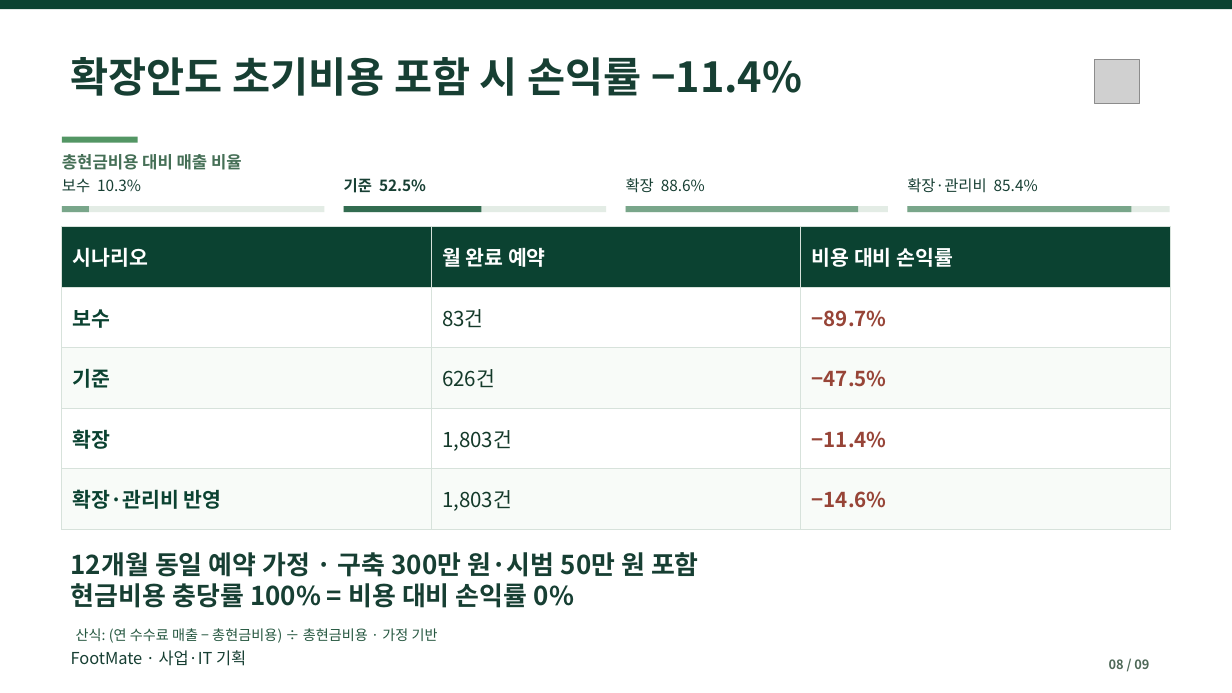
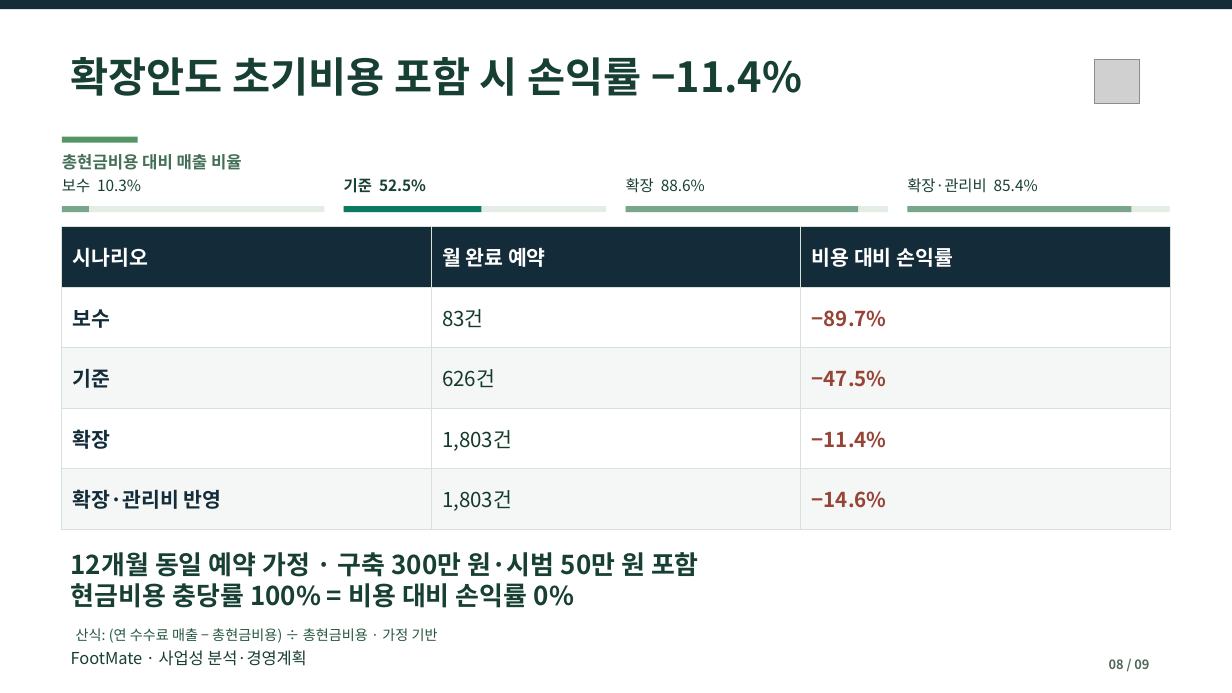
Before and after one commit to dohyunkimmm/footmate, a slide deck: slide 8 of src/case-study/downloads/footmate_report.pptx. Drawn at 1232x693 pixels with LibreOffice and Linux fonts; fonts in the diff are those of the drawing; grey boxes stand for pictures. Boxes give left, top, right and bottom in pixels: in the first picture for what was removed or moved away, otherwise in the second. Text is boxed around its words. In the diff, an @@ line names an element or a change of style, - is before the commit and + after.

```diff
--- a/src/case-study/downloads/footmate_report.pptx
+++ b/src/case-study/downloads/footmate_report.pptx
@@ rectangle at [0, 0, 1232, 9]: fill #0B4231 to #142C39 @@
@@ rectangle at [344, 206, 482, 213]: fill #326C50 to #087B60 @@
@@ table at [62, 226, 1171, 530] @@
@@ fill #0B4231 to #142C39 in row 1 @@
@@ fill #F8FBF8 to #F5F7F6 in 6 cells @@
@@ text colour #0B4231 to #142C39 in "보수", "기준", "확장", "확장·관리비 반영" @@
@@ text at [71, 650, 306, 666]: text changed @@
-FootMate · 사업·IT 기획
+FootMate · 사업성 분석·경영계획
```
Also in this commit, not shown: 8 other slides changed, 16 other files.
